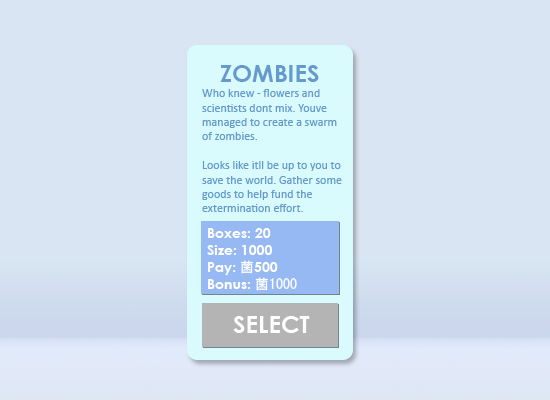
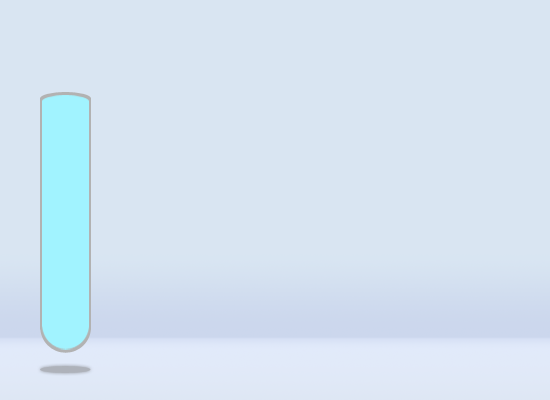
Two versions of the same layered image (550x400). Layer-by-layer changes:
added layer "Shape 7 copy" above "Shape 7" over 42, 95, 89, 350
added layer "Shape 7" above "Shape 6" over 40, 92, 91, 353
added layer "Shape 6" (50%) above "Group 4" over 40, 366, 91, 373
added group "Group 4" with 18 layers above "Layer 2" over 38, 45, 360, 368
hid group "Group 2 copy" (5 layers), moved it into group "Group 4" over 201, 65, 342, 333
hid group "Group 2" (1 layers), moved it into group "Group 4" over 202, 303, 338, 347
hid "Group 1", moved it into group "Group 4" over 186, 45, 360, 368
